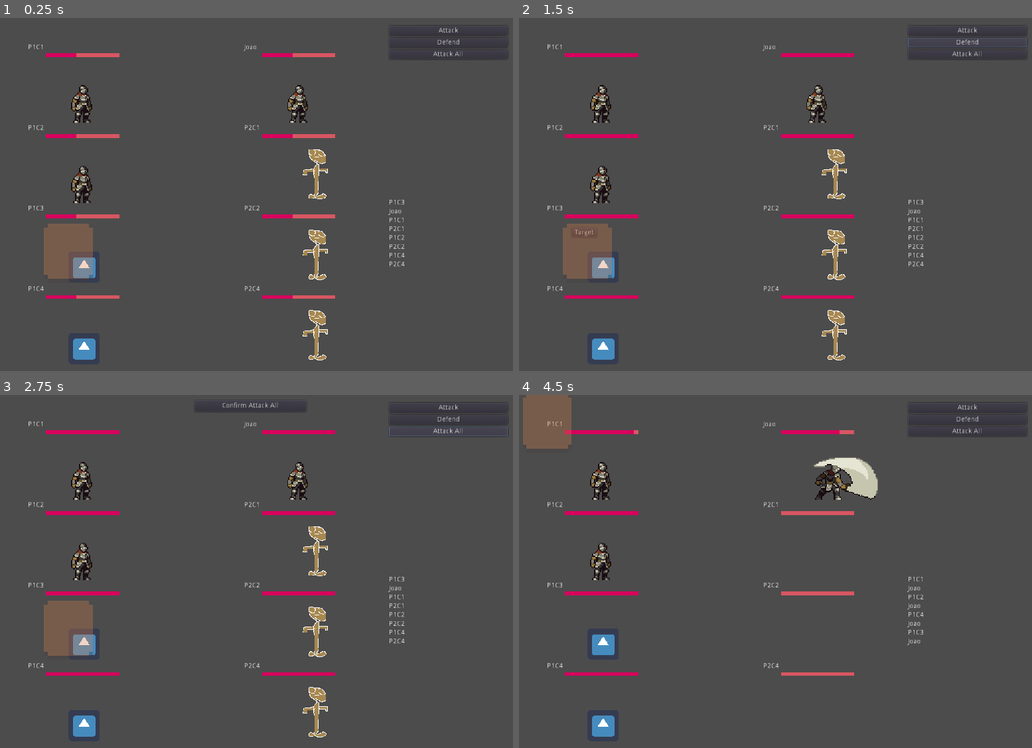
Above: before the commit, frames 1-4 (two rows, left to right).
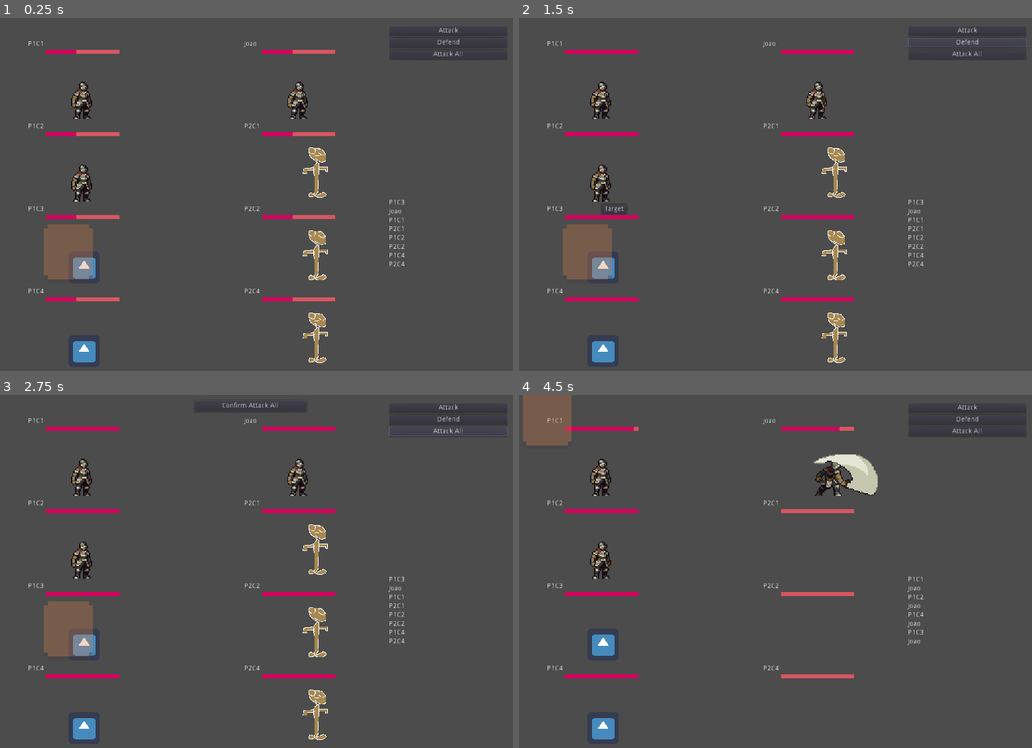
Above: after the commit, the same moments.

Repository: SiTOTG/Magic-Wars
Game: Godot game, scene res://Main.tscn
Two runs of this game, one before a commit and one after it. Both use one fixed random seed, a clock stepped at 60 frames per second and the inputs below. The engine's default icon, where the game draws it, is replaced by a stand-in: a white triangle on a blue panel in a dark square.
Inputs:
- Up to frame 1 (0.25 s): no input
- Up to frame 2 (1.5 s): click "Attack" at 0.5 s; click "Defend" at 1.25 s
- Up to frame 3 (2.75 s): click "Attack All" at 2 s
- Up to frame 4 (4.5 s): click "Confirm Attack All" at 2.75 s; click "Attack" at 3.5 s; click "Target" at 4.25 s

The runs differ from the first frame. In frame 1, 2.8% of the frame differs, in the area x 5-66%, y 6-98%; in frame 2, 2.9%; in frame 3, 2.8%; in frame 4, 2.9%, in the area x 0-70%, y 0-98%.

Commit message:
wip: first structure

Diff:
--- a/Actions/Selectors/AllTargetSelector.gd
+++ b/Actions/Selectors/AllTargetSelector.gd
@@ -11,6 +11,7 @@
 func _init():
 	confirm_button = ConfirmButton.instance()
 	confirm_button.text = "Confirm Attack All"
+	confirm_button.connect("pressed", self, "_confirm_callback")
 
 func start_selection():
 	if not self.ui:
@@ -19,7 +20,6 @@
 		var confirm_box = self.ui.find_node("ConfirmBox")
 		if not confirm_button in confirm_box.get_children():
 			confirm_box.add_child(confirm_button)
-			confirm_button.connect("pressed", self, "_confirm_callback")
 	else:
 		finish_selection()
 
--- a/Actions/Selectors/SingleTargetSelector.gd
+++ b/Actions/Selectors/SingleTargetSelector.gd
@@ -12,9 +12,17 @@
 	for character in inclusion:
 		if character is CharacterNode:
 			var button = Button.new()
-			button.rect_position = character.get_node("Top").global_position
+			var char_ui = character.get_parent() as CharacterSlot
+			if char_ui:
+				var button_position = char_ui.get_node("TargetButtonPosition") as ReferenceRect
+				button.set_global_position(button_position.get_global_rect().position)
+			else:
+				button.rect_position = character.get_node("Top").global_position
+			ui.add_child(button)
+#			button.rect_position = character.get_node("Top").global_position
+#			ui.add_child(button)
 			button.text = "Target"
-			ui.add_child(button)
+
 			if inclusion.size() == 1:
 				button.shortcut = ShortCut.new()
 				button.shortcut.shortcut = InputEventAction.new()
--- a/Character/CharacterSlot.gd
+++ b/Character/CharacterSlot.gd
@@ -1,4 +1,5 @@
 tool
+class_name CharacterSlot
 extends Control
 
 var character: CharacterNode = null
--- a/Character/CharacterSlot.tscn
+++ b/Character/CharacterSlot.tscn
@@ -36,3 +36,17 @@
 margin_right = 134.0
 margin_bottom = 14.0
 text = "Name"
+
+[node name="SpecialContainer" type="MarginContainer" parent="."]
+anchor_right = 1.0
+margin_top = 30.0
+margin_bottom = 38.0
+
+[node name="TargetButtonPosition" type="ReferenceRect" parent="."]
+anchor_left = 0.5
+anchor_right = 0.5
+margin_left = -33.0
+margin_top = -3.0
+margin_right = -13.0
+margin_bottom = 17.0
+border_color = Color( 0, 1, 0.0627451, 1 )
--- /dev/null
+++ b/Character/Special/BarUI.tscn
@@ -0,0 +1,21 @@
+[gd_scene load_steps=4 format=2]
+
+[ext_resource path="res://Character/Special/SpecialUI.tscn" type="PackedScene" id=1]
+[ext_resource path="res://Assets/mp/under.png" type="Texture" id=2]
+[ext_resource path="res://Assets/mp/progress.png" type="Texture" id=3]
+
+[node name="BarUI" instance=ExtResource( 1 )]
+
+[node name="hpbar" type="TextureRect" parent="." index="0"]
+anchor_right = 1.0
+anchor_bottom = 1.0
+texture = ExtResource( 2 )
+stretch_mode = 2
+
+[node name="current" type="TextureRect" parent="hpbar" index="0"]
+anchor_right = 1.0
+anchor_bottom = 1.0
+margin_right = -288.0
+texture = ExtResource( 3 )
+expand = true
+stretch_mode = 2
--- /dev/null
+++ b/Character/Special/SpecialNode.gd
@@ -0,0 +1,8 @@
+extends Node2D
+
+func get_ui() -> Control:
+	printerr("Ui not defined")
+	return null
+
+func is_available() -> bool:
+	return true
--- /dev/null
+++ b/Character/Special/SpecialNode.tscn
@@ -0,0 +1,6 @@
+[gd_scene load_steps=2 format=2]
+
+[ext_resource path="res://Character/Special/SpecialNode.gd" type="Script" id=1]
+
+[node name="Special" type="Node2D"]
+script = ExtResource( 1 )
--- /dev/null
+++ b/Character/Special/SpecialUI.tscn
@@ -0,0 +1,7 @@
+[gd_scene format=2]
+
+[node name="SpecialUI" type="Control"]
+anchor_right = 1.0
+anchor_bottom = 1.0
+margin_right = -792.0
+margin_bottom = -712.0
--- a/Main.gd
+++ b/Main.gd
@@ -3,7 +3,7 @@
 export (Array, Resource) var actions = []
 
 onready var turn_order = $CanvasLayer/TurnOrder
-onready var action_list = $CanvasLayer/MarginContainer/ActionList
+onready var action_list = $CanvasLayer/ActionContainer/ActionList
 
 func _ready():
 	for action in actions:
--- a/Main.tscn
+++ b/Main.tscn
@@ -72,7 +72,7 @@
 
 [node name="TurnOrder" parent="CanvasLayer" instance=ExtResource( 3 )]
 
-[node name="MarginContainer" type="MarginContainer" parent="CanvasLayer"]
+[node name="ActionContainer" type="ScrollContainer" parent="CanvasLayer"]
 anchor_left = 1.0
 anchor_right = 1.0
 margin_left = -258.0
@@ -80,11 +80,9 @@
 margin_right = -16.0
 margin_bottom = 208.0
 
-[node name="ReferenceRect" type="ReferenceRect" parent="CanvasLayer/MarginContainer"]
-margin_right = 242.0
-margin_bottom = 192.0
-
-[node name="ActionList" parent="CanvasLayer/MarginContainer" instance=ExtResource( 6 )]
+[node name="ActionList" parent="CanvasLayer/ActionContainer" instance=ExtResource( 6 )]
+margin_bottom = 0.0
+size_flags_horizontal = 3
 
 [node name="ConfirmBox" type="MarginContainer" parent="CanvasLayer"]
 anchor_left = 0.5
@@ -105,11 +103,15 @@
 anchor_right = 1.0
 anchor_bottom = 1.0
 margin_left = -553.0
-margin_top = 53.0
+margin_top = 46.0
 margin_right = -265.0
-margin_bottom = -7.0
+margin_bottom = -10.0
+custom_constants/separation = 8
 
 [node name="CharacterSlot" parent="P2" instance=ExtResource( 11 )]
+__meta__ = {
+"_edit_group_": true
+}
 
 [node name="Joao" parent="P2/CharacterSlot" groups=["P2 Characters"] instance=ExtResource( 1 )]
 centered = false
@@ -118,8 +120,11 @@
 }
 
 [node name="CharacterSlot2" parent="P2" instance=ExtResource( 11 )]
-margin_top = 164.0
-margin_bottom = 324.0
+margin_top = 168.0
+margin_bottom = 328.0
+__meta__ = {
+"_edit_group_": true
+}
 
 [node name="CharacterNode5" parent="P2/CharacterSlot2" groups=["P2 Characters"] instance=ExtResource( 4 )]
 position = Vector2( 100, 32 )
@@ -128,8 +133,11 @@
 character = SubResource( 4 )
 
 [node name="CharacterSlot3" parent="P2" instance=ExtResource( 11 )]
-margin_top = 328.0
-margin_bottom = 488.0
+margin_top = 336.0
+margin_bottom = 496.0
+__meta__ = {
+"_edit_group_": true
+}
 
 [node name="CharacterNode6" parent="P2/CharacterSlot3" groups=["P2 Characters"] instance=ExtResource( 4 )]
 position = Vector2( 100, 32 )
@@ -138,8 +146,11 @@
 character = SubResource( 5 )
 
 [node name="CharacterSlot4" parent="P2" instance=ExtResource( 11 )]
-margin_top = 492.0
-margin_bottom = 652.0
+margin_top = 504.0
+margin_bottom = 664.0
+__meta__ = {
+"_edit_group_": true
+}
 
 [node name="CharacterNode8" parent="P2/CharacterSlot4" groups=["P2 Characters"] instance=ExtResource( 4 )]
 position = Vector2( 100, 32 )
@@ -150,27 +161,37 @@
 [node name="P1" type="VBoxContainer" parent="."]
 anchor_bottom = 1.0
 margin_left = 87.0
-margin_top = 53.0
+margin_top = 46.0
 margin_right = 375.0
-margin_bottom = -7.0
+margin_bottom = -14.0
+custom_constants/separation = 8
 
 [node name="CharacterSlot" parent="P1" instance=ExtResource( 11 )]
+__meta__ = {
+"_edit_group_": true
+}
 
 [node name="CharacterNode1" parent="P1/CharacterSlot" groups=["P1 Characters"] instance=ExtResource( 1 )]
 centered = false
 character = SubResource( 1 )
 
 [node name="CharacterSlot2" parent="P1" instance=ExtResource( 11 )]
-margin_top = 164.0
-margin_bottom = 324.0
+margin_top = 168.0
+margin_bottom = 328.0
+__meta__ = {
+"_edit_group_": true
+}
 
 [node name="CharacterNode2" parent="P1/CharacterSlot2" groups=["P1 Characters"] instance=ExtResource( 1 )]
 centered = false
 character = SubResource( 2 )
 
 [node name="CharacterSlot3" parent="P1" instance=ExtResource( 11 )]
-margin_top = 328.0
-margin_bottom = 488.0
+margin_top = 336.0
+margin_bottom = 496.0
+__meta__ = {
+"_edit_group_": true
+}
 
 [node name="CharacterNode3" parent="P1/CharacterSlot3" groups=["P1 Characters"] instance=ExtResource( 4 )]
 position = Vector2( 82, 94 )
@@ -178,8 +199,8 @@
 character = SubResource( 7 )
 
 [node name="CharacterSlot4" parent="P1" instance=ExtResource( 11 )]
-margin_top = 492.0
-margin_bottom = 652.0
+margin_top = 504.0
+margin_bottom = 664.0
 
 [node name="CharacterNode4" parent="P1/CharacterSlot4" groups=["P1 Characters"] instance=ExtResource( 4 )]
 position = Vector2( 82, 96 )
--- a/project.godot
+++ b/project.godot
@@ -38,6 +38,11 @@
 "class": "CharacterNode",
 "language": "GDScript",
 "path": "res://Character/CharacterNode.gd"
+}, {
+"base": "Control",
+"class": "CharacterSlot",
+"language": "GDScript",
+"path": "res://Character/CharacterSlot.gd"
 }, {
 "base": "Action",
 "class": "Defend",
@@ -81,6 +86,7 @@
 "Attack": "",
 "Character": "",
 "CharacterNode": "",
+"CharacterSlot": "",
 "Defend": "",
 "EnemyTarget": "",
 "Selector": "",
Binary file added: Assets/mp/progress.png
Not shown, added: Assets/mp/progress.png.import
Binary file added: Assets/mp/under.png
Not shown, added: Assets/mp/under.png.import
